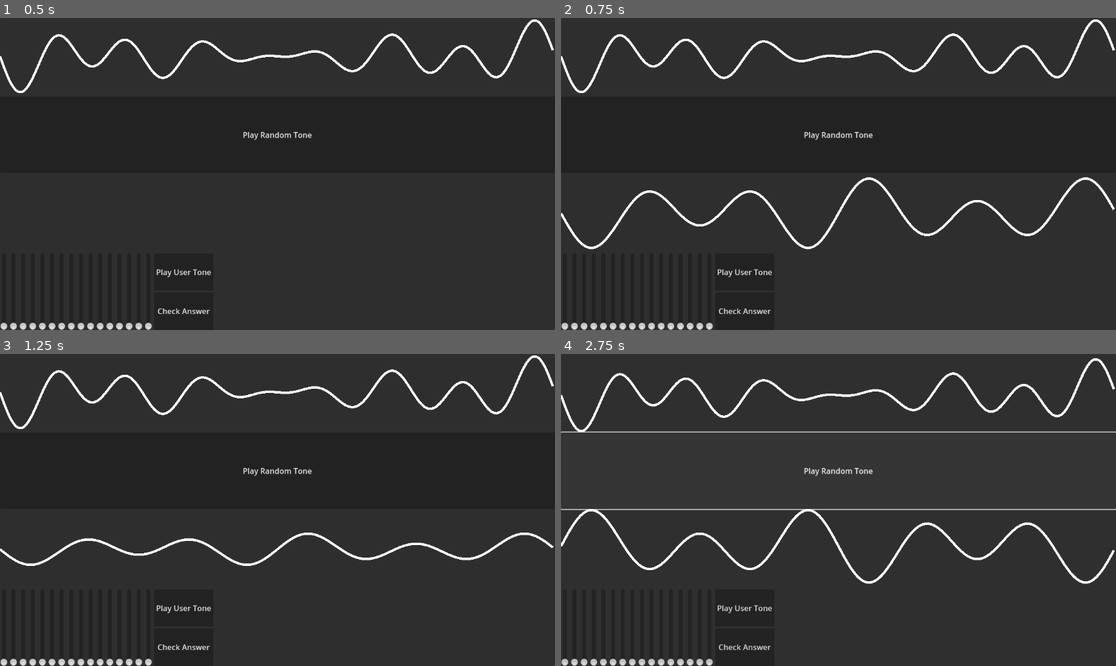
Above: before the commit, frames 1-4 (two rows, left to right).
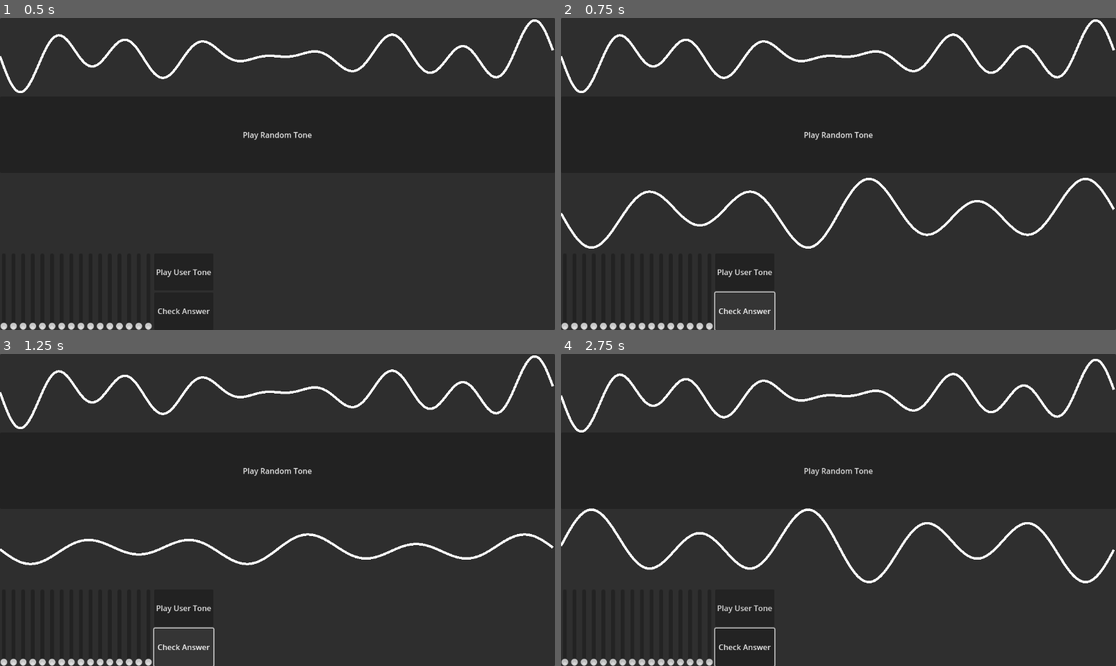
Above: after the commit, the same moments.

Repository: ViperZer0/minijam-179
Game: Godot game, scene res://scene/main/main.tscn
The game is run twice, just before and just after one commit, with the same random seed, the same clock (stepped at 60 frames per second) and the same inputs.
Inputs:
- Up to frame 1 (0.5 s): no input
- Up to frame 2 (0.75 s): click "Check Answer" at 0.5 s
- Up to frame 3 (1.25 s): no input
- Up to frame 4 (2.75 s): click "Check Answer" at 1.25 s; click "Play Random Tone" at 2 s

Frame 1 is identical in both runs. In frame 2, 0.4% of the frame differs, in the area x 0-100%, y 51-100%; in frame 3, 0.6%; in frame 4, 2.3%, in the area x 0-100%, y 1-100%.
Error in both runs: Invalid access to property or key 'harmonics' on a base object of type 'Nil'. (res://src/harmonics.gd:33)

Commit message:
Slightly changed how win transition is loaded.

Diff:
--- a/godot/scene/main/main.gd
+++ b/godot/scene/main/main.gd
@@ -32,8 +32,15 @@
 	var save_visualizer_service: SaveVisualizerService = ServiceProvider.get_service("SaveVisualizerService")
 	save_visualizer_service.save_user_visualizer(user_tone_visualizer)
 	save_visualizer_service.save_random_visualizer(random_tone_visualizer)
-	# Now we can transition
-	get_tree().change_scene_to_packed(_win_transition_scene)
+	var scene: WinTransition  = _win_transition_scene.instantiate()
+	scene.main = self
+	# Instead of changing the scene we're gonna add it on top of this
+	get_tree().root.add_child(scene)
+	# We'll also hide our own visualizers.
+	# We don't want to use hide since that will move stuff around, they should still
+	# Take up space
+	random_tone_visualizer.modulate.a = 0
+	user_tone_visualizer.modulate.a = 0
 
 func _on_check_difference_button_pressed() -> void:
 	var error = random_harmonics.error(audio_slider_grid.get_harmonics().normalize())
--- a/godot/scene/win_transition/win_transition.gd
+++ b/godot/scene/win_transition/win_transition.gd
@@ -1,10 +1,19 @@
 extends Control
+class_name WinTransition
+
+@export var merge_amount: float = 0.0
+@export var main_transparency: float:
+	get:
+		return main.modulate.a
+	set(value):
+		main.modulate.a = value
+
+@export var main: Control
 
 @onready var random_tone_visualizer: AudioVisualizer = %RandomToneVisualizer
 @onready var user_tone_visualizer: AudioVisualizer = %UserToneVisualizer
 @onready var animation_player: AnimationPlayer = %AnimationPlayer
 
-@export var merge_amount: float = 0.0
 var _user_start_position: Vector2
 var _random_start_position: Vector2
 
--- a/godot/scene/win_transition/win_transition.tscn
+++ b/godot/scene/win_transition/win_transition.tscn
@@ -1,20 +1,7 @@
-[gd_scene load_steps=14 format=3 uid="uid://dev5r2iew5g13"]
+[gd_scene load_steps=8 format=3 uid="uid://dev5r2iew5g13"]
 
 [ext_resource type="Script" path="res://scene/win_transition/win_transition.gd" id="1_ljpqh"]
 [ext_resource type="PackedScene" uid="uid://cp1b50qlsicsu" path="res://component/audio_visualizer/audio_visualizer.tscn" id="2_wq4we"]
-[ext_resource type="PackedScene" uid="uid://dch1jvncgnbkl" path="res://component/audio_generator/audio_signal_generator.tscn" id="3_ars14"]
-[ext_resource type="Script" path="res://src/harmonic.gd" id="4_1iv3g"]
-[ext_resource type="Script" path="res://src/harmonics.gd" id="5_il5fe"]
-[ext_resource type="PackedScene" uid="uid://crxqel5e6wmer" path="res://component/audio_slider_grid/audio_slider_grid.tscn" id="6_wkmww"]
-
-[sub_resource type="Resource" id="Resource_fbmd4"]
-script = ExtResource("4_1iv3g")
-harmonic_number = 0
-harmonic_strength = 1.0
-
-[sub_resource type="Resource" id="Resource_s4bfo"]
-script = ExtResource("5_il5fe")
-harmonics = Array[ExtResource("4_1iv3g")]([SubResource("Resource_fbmd4")])
 
 [sub_resource type="Animation" id="Animation_ey60c"]
 length = 0.001
@@ -77,34 +64,22 @@
 tracks/1/type = "value"
 tracks/1/imported = false
 tracks/1/enabled = true
-tracks/1/path = NodePath("Main:modulate")
+tracks/1/path = NodePath("RandomToneVisualizer:y_scaling")
 tracks/1/interp = 1
 tracks/1/loop_wrap = true
 tracks/1/keys = {
-"times": PackedFloat32Array(0, 3),
-"transitions": PackedFloat32Array(1, 1),
-"update": 0,
-"values": [Color(1, 1, 1, 1), Color(1, 1, 1, 0)]
-}
-tracks/2/type = "value"
-tracks/2/imported = false
-tracks/2/enabled = true
-tracks/2/path = NodePath("RandomToneVisualizer:y_scaling")
-tracks/2/interp = 1
-tracks/2/loop_wrap = true
-tracks/2/keys = {
 "times": PackedFloat32Array(0, 2, 3),
 "transitions": PackedFloat32Array(1, 1, 1),
 "update": 0,
 "values": [1.0, 1.0, 0.0]
 }
-tracks/3/type = "value"
-tracks/3/imported = false
-tracks/3/enabled = true
-tracks/3/path = NodePath("UserToneVisualizer:y_scaling")
-tracks/3/interp = 1
-tracks/3/loop_wrap = true
-tracks/3/keys = {
+tracks/2/type = "value"
+tracks/2/imported = false
+tracks/2/enabled = true
+tracks/2/path = NodePath("UserToneVisualizer:y_scaling")
+tracks/2/interp = 1
+tracks/2/loop_wrap = true
+tracks/2/keys = {
 "times": PackedFloat32Array(0, 2, 3),
 "transitions": PackedFloat32Array(1, 1, 1),
 "update": 0,
@@ -129,14 +104,14 @@
 tracks/1/type = "value"
 tracks/1/imported = false
 tracks/1/enabled = true
-tracks/1/path = NodePath("Main:modulate")
+tracks/1/path = NodePath(".:main_transparency")
 tracks/1/interp = 1
 tracks/1/loop_wrap = true
 tracks/1/keys = {
 "times": PackedFloat32Array(0, 3),
 "transitions": PackedFloat32Array(1, 1),
 "update": 0,
-"values": [Color(1, 1, 1, 1), Color(1, 1, 1, 0)]
+"values": [1.0, 0.0]
 }
 tracks/2/type = "value"
 tracks/2/imported = false
@@ -180,50 +155,6 @@
 grow_vertical = 2
 script = ExtResource("1_ljpqh")
 
-[node name="Main" type="PanelContainer" parent="."]
-layout_mode = 1
-anchors_preset = 15
-anchor_right = 1.0
-anchor_bottom = 1.0
-grow_horizontal = 2
-grow_vertical = 2
-
-[node name="VBoxContainer" type="VBoxContainer" parent="Main"]
-layout_mode = 2
-
-[node name="RandomToneSpacer" type="Control" parent="Main/VBoxContainer"]
-layout_mode = 2
-size_flags_vertical = 3
-
-[node name="PlayRandomToneButton" type="Button" parent="Main/VBoxContainer"]
-layout_mode = 2
-size_flags_vertical = 3
-text = "Play Random Tone"
-
-[node name="UserToneSpace" type="Control" parent="Main/VBoxContainer"]
-layout_mode = 2
-size_flags_vertical = 3
-
-[node name="HBoxContainer" type="HBoxContainer" parent="Main/VBoxContainer"]
-layout_mode = 2
-size_flags_vertical = 3
-
-[node name="AudioSliderGrid" parent="Main/VBoxContainer/HBoxContainer" instance=ExtResource("6_wkmww")]
-layout_mode = 2
-
-[node name="VBoxContainer" type="VBoxContainer" parent="Main/VBoxContainer/HBoxContainer"]
-layout_mode = 2
-
-[node name="PlayUserToneButton" type="Button" parent="Main/VBoxContainer/HBoxContainer/VBoxContainer"]
-layout_mode = 2
-size_flags_vertical = 3
-text = "Play User Tone"
-
-[node name="CheckDifferenceButton" type="Button" parent="Main/VBoxContainer/HBoxContainer/VBoxContainer"]
-layout_mode = 2
-size_flags_vertical = 3
-text = "Check Answer"
-
 [node name="RandomToneVisualizer" parent="." instance=ExtResource("2_wq4we")]
 unique_name_in_owner = true
 layout_mode = 2
@@ -243,13 +174,6 @@
 offset_bottom = 743.0
 size_flags_vertical = 3
 
-[node name="RandomTone" parent="." instance=ExtResource("3_ars14")]
-unique_name_in_owner = true
-harmonics = SubResource("Resource_s4bfo")
-
-[node name="UserTone" parent="." instance=ExtResource("3_ars14")]
-unique_name_in_owner = true
-
 [node name="AnimationPlayer" type="AnimationPlayer" parent="."]
 unique_name_in_owner = true
 libraries = {
